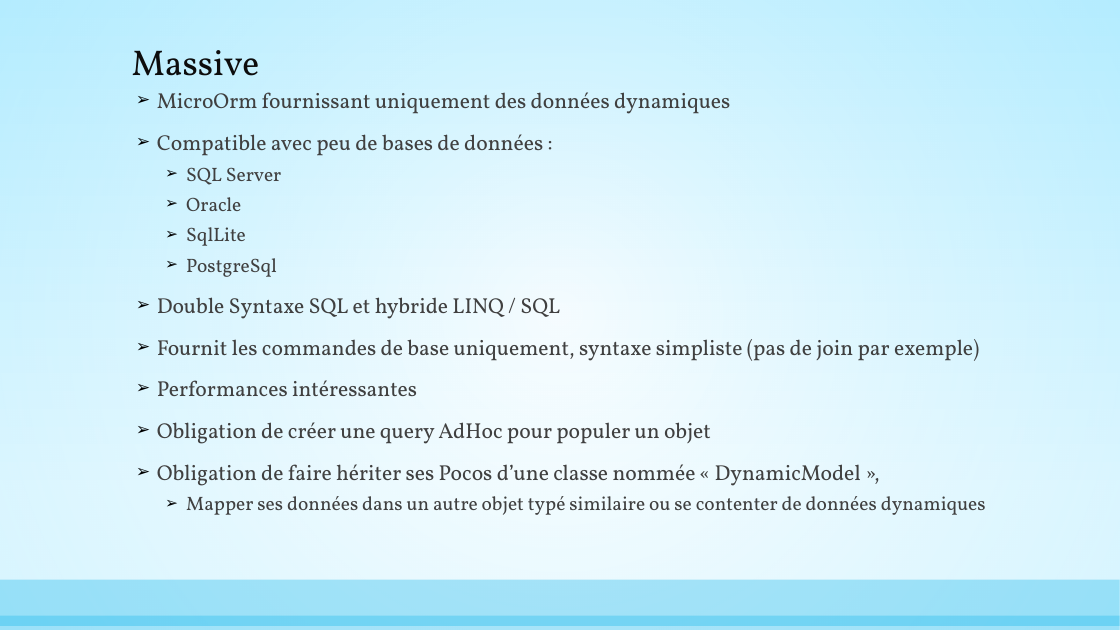
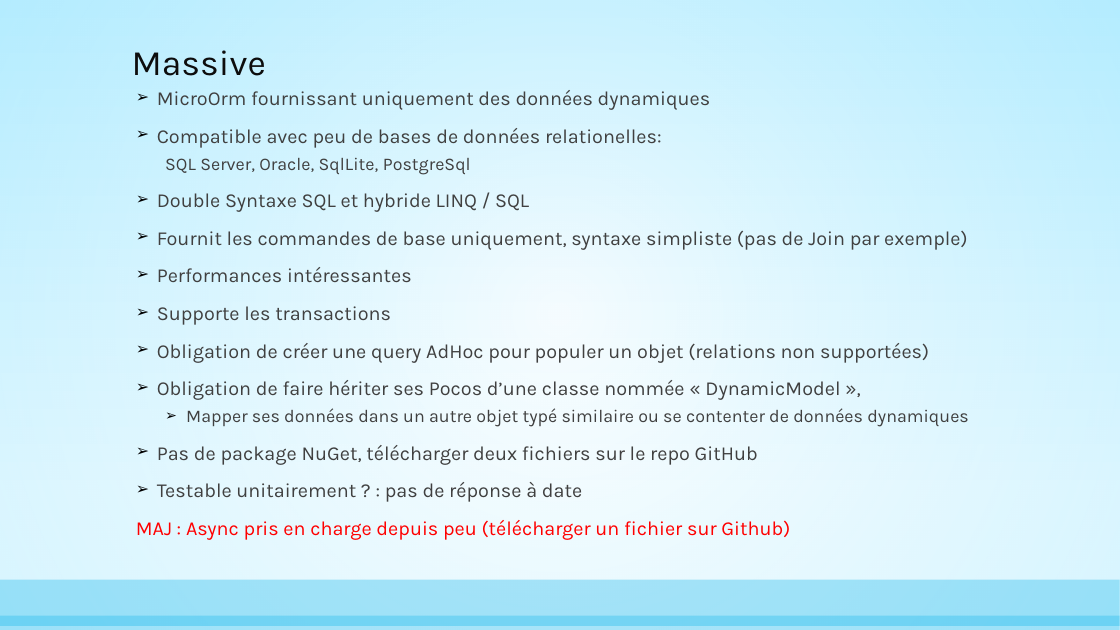
Before and after one commit to AnthonyGiretti/MicroOrmDemo.net, a slide deck: slide 10 of Items/Les Micro Orm, alternatives à Entity Framework.pptx (slide 9 before the commit). Drawn at 1120x630 pixels with LibreOffice and Linux fonts; fonts in the diff are those of the drawing. Boxes give left, top, right and bottom in pixels: in the first picture for what was removed or moved away, otherwise in the second. Text is boxed around its words. In the diff, an @@ line names an element or a change of style, - is before the commit and + after.

```diff
--- a/Items/Les Micro Orm, alternatives à Entity Framework.pptx
+++ b/Items/Les Micro Orm, alternatives à Entity Framework.pptx
@@ title "Massive" at [132, 50, 266, 76]: font Vollkorn to Karla @@
@@ text at [157, 90, 969, 427]: size 18.5 to 17 pt in "MicroOrm fournissant uniquement des données dynamiques", "Double Syntaxe SQL et hybride LINQ / ...", "Performances intéressantes", "Obligation de faire hériter ses Pocos d’une ..."; font Vollkorn to Karla in "MicroOrm fournissant uniquement des données dynamiques", "Double Syntaxe SQL et hybride LINQ / ...", "Performances intéressantes", "Obligation de faire hériter ses Pocos d’une ..." and 1 more places; size 16.6 to 15.3 pt in "Mapper ses données dans un autre objet ..."; line spacing 0.8 to 0.7 @@
@@ text at [157, 128, 662, 175]: text changed; size 18.5 to 17 pt; font Vollkorn to Karla @@
-➢ Compatible avec peu de bases de données :
-  ➢ SQL Server
-  ➢ Oracle
-  ➢ SqlLite
-  ➢ PostgreSql
+➢ Compatible avec peu de bases de données relationelles:
+  SQL Server, Oracle, SqlLite, PostgreSql
@@ text at [157, 231, 968, 250]: text changed; size 18.5 to 17 pt; font Vollkorn to Karla @@
-➢ Fournit les commandes de base uniquement, syntaxe simpliste (pas de join par exemple)
+➢ Fournit les commandes de base uniquement, syntaxe simpliste (pas de Join par exemple)
@@ text at [157, 306, 929, 363]: text changed; size 18.5 to 17 pt; font Vollkorn to Karla @@
-➢ Obligation de créer une query AdHoc pour populer un objet
+➢ Supporte les transactions
+➢ Obligation de créer une query AdHoc pour populer un objet (relations non supportées)
@@ text at [136, 445, 790, 540]: paragraphs added @@
+➢ Pas de package NuGet, télécharger deux fichiers sur le repo GitHub
+➢ Testable unitairement ? : pas de réponse à date
+MAJ : Async pris en charge depuis peu (télécharger un fichier sur Github)
```
Also in this commit, not shown: 13 other slides changed, 6 slides added.
